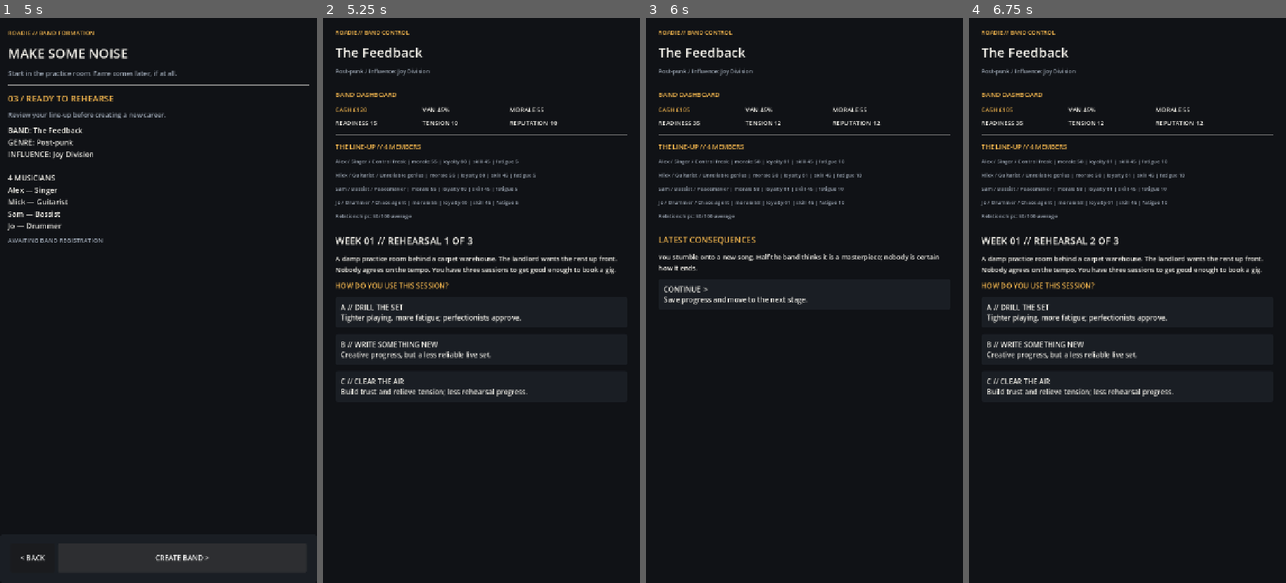
Above: before the commit, frames 1-4 (left to right).
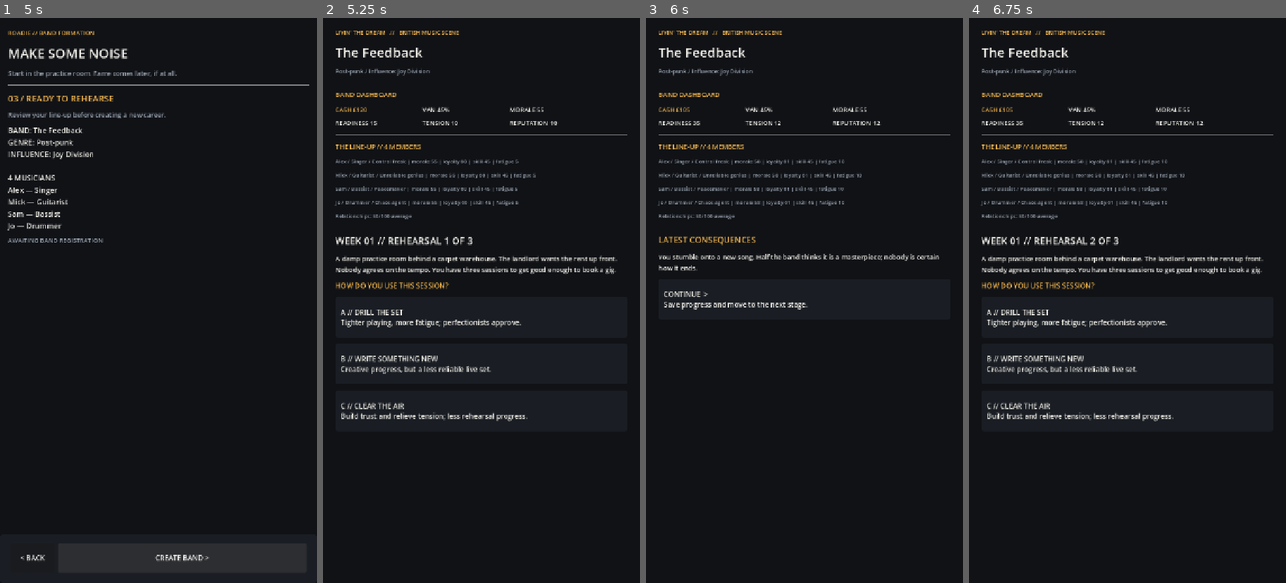
Above: after the commit, the same moments.

Repository: alimuir654-rgb/BandMaster
Game: Godot game, scene res://main_menu.tscn
The game is run twice, just before and just after one commit, with the same random seed, the same clock (stepped at 60 frames per second) and the same inputs.
Inputs (mouse positions are in pixels of both pictures, inside the frame that each line leads up to):
- Up to frame 1 (5 s): click "START A NEW BAND" at 0.5 s; click "START A NEW BAND" at 1.25 s; click "OK" at 2 s; click "NEXT / LINE-UP >" at 2.75 s; click (155, 272) at 3.52 s; type "12" at 3.6 s; click (155, 430) at 3.75 s; type "12" at 3.83 s; click "NEXT / REVIEW >" at 4.25 s
- Up to frame 2 (5.25 s): click "CREATE BAND >" at 5 s
- Up to frame 3 (6 s): click "B // WRITE SOMETHING NEW Crea…" at 5.75 s
- Up to frame 4 (6.75 s): click "CONTINUE > Save progress and …" at 6.5 s

Frame 1 is identical in both runs. In frame 2, 3.4% of the frame differs, in the area x 4-65%, y 2-72%; in frame 3, 0.9%; in frame 4, 3.4%.

Commit message:
feat: persistent bottom navigation and stronger career interface hierarchy

Diff:
--- a/Scripts/tour_intro.gd
+++ b/Scripts/tour_intro.gd
@@ -134,6 +134,8 @@
 	add_child(bg)
 	var scroll := ScrollContainer.new()
 	scroll.set_anchors_and_offsets_preset(Control.PRESET_FULL_RECT)
+	if current_event == "aftershow" and pending_next.is_empty():
+		scroll.offset_bottom = -108
 	add_child(scroll)
 	var margin := MarginContainer.new()
 	margin.size_flags_horizontal = Control.SIZE_EXPAND_FILL
@@ -146,7 +148,7 @@
 	page.size_flags_horizontal = Control.SIZE_EXPAND_FILL
 	page.add_theme_constant_override("separation", 14)
 	margin.add_child(page)
-	_label(page, "ROADIE // BAND CONTROL", 13, AMBER)
+	_label(page, "LIVIN\u0027 THE DREAM   //   BRITISH MUSIC SCENE", 13, AMBER)
 	_label(page, str(band.get("name", "Unknown Band")), 30, WHITE)
 	_label(page, "%s / Influence: %s" % [band.get("genre", "Unknown"), band.get("influence", "Unknown")], 13, MUTED)
 	_separator()
@@ -162,9 +164,10 @@
 	_stat(stats, "READINESS %d" % readiness, WHITE)
 	_stat(stats, "TENSION %d" % tension, WHITE)
 	_stat(stats, "REPUTATION %d" % reputation, WHITE)
-	_separator()
-	_show_lineup()
-	_separator()
+	if current_event != "aftershow":
+		_separator()
+		_show_lineup()
+		_separator()
 	if pending_next != "":
 		_label(page, "LATEST CONSEQUENCES", 19, AMBER)
 		_label(page, last_outcome, 15, WHITE)
@@ -177,7 +180,9 @@
 		"van_problem": _show_legacy_van()
 		"soundcheck": _show_soundcheck()
 		"show": _show_gig()
-		"aftershow": _show_aftershow()
+		"aftershow":
+			_show_aftershow()
+			_build_bottom_nav()
 		_: _label(page, "UNKNOWN STAGE: " + current_event, 16, AMBER)
 
 func _show_lineup() -> void:
@@ -401,21 +406,6 @@
 func _show_aftershow() -> void:
 	_label(page, "CAREER HQ  //  " + career_tab, 21, AMBER)
 	_label(page, "DAY %d   CASH £%d   FANS %d   REP %d" % [tour_day,cash,int(career_extra.get("fans",0)),reputation], 15, WHITE)
-	var nav := GridContainer.new()
-	nav.columns = 3
-	nav.add_theme_constant_override("h_separation", 6)
-	nav.add_theme_constant_override("v_separation", 6)
-	page.add_child(nav)
-	for destination in ["HOME", "GIGS", "GEAR", "BAND", "ACTIONS", "SCENE"]:
-		var target: String = destination
-		var button := Button.new()
-		button.text = destination
-		button.custom_minimum_size = Vector2(0, 62)
-		button.size_flags_horizontal = Control.SIZE_EXPAND_FILL
-		button.add_theme_stylebox_override("normal", _style(AMBER if destination == career_tab else PANEL))
-		button.add_theme_color_override("font_color", BG if destination == career_tab else WHITE)
-		button.pressed.connect(func() -> void: _set_career_tab(target))
-		nav.add_child(button)
 	_separator()
 	if not career_feedback.is_empty():
 		_label(page, "LATEST ACTIVITY", 16, AMBER)
@@ -448,6 +438,32 @@
 	_choice("SAVE & MAIN MENU", "Your progress is saved between decisions.", _menu)
 
 
+func _build_bottom_nav() -> void:
+	# Separate from the scroll content: tabs remain reachable on smaller monitors/phones.
+	var bottom := PanelContainer.new()
+	bottom.set_anchors_and_offsets_preset(Control.PRESET_BOTTOM_WIDE)
+	bottom.offset_top = -108
+	bottom.offset_bottom = 0
+	bottom.add_theme_stylebox_override("panel", _style(Color("#18212A")))
+	add_child(bottom)
+	var grid := GridContainer.new()
+	grid.columns = 6
+	grid.size_flags_horizontal = Control.SIZE_EXPAND_FILL
+	grid.add_theme_constant_override("h_separation", 3)
+	bottom.add_child(grid)
+	for destination in ["HOME", "GIGS", "GEAR", "BAND", "ACTIONS", "SCENE"]:
+		var target: String = destination
+		var button := Button.new()
+		button.text = destination
+		button.custom_minimum_size = Vector2(0, 72)
+		button.size_flags_horizontal = Control.SIZE_EXPAND_FILL
+		button.add_theme_font_size_override("font_size", 13)
+		button.add_theme_stylebox_override("normal", _style(AMBER if destination == career_tab else PANEL))
+		button.add_theme_color_override("font_color", BG if destination == career_tab else WHITE)
+		button.pressed.connect(func() -> void: _set_career_tab(target))
+		grid.add_child(button)
+
+
 func _set_career_tab(tab: String) -> void:
 	career_tab = tab
 	_build_screen()
@@ -657,12 +673,15 @@
 func _choice(title: String, description: String, callback: Callable) -> void:
 	var button := Button.new()
 	button.text = title + "\n" + description
-	button.custom_minimum_size.y = 68
+	button.custom_minimum_size.y = 92
 	button.size_flags_horizontal = Control.SIZE_EXPAND_FILL
 	button.alignment = HORIZONTAL_ALIGNMENT_LEFT
 	button.add_theme_color_override("font_color", WHITE)
 	button.add_theme_stylebox_override("normal", _style(PANEL))
 	button.add_theme_stylebox_override("hover", _style(Color("#303640")))
+	button.add_theme_stylebox_override("pressed", _style(AMBER))
+	button.add_theme_color_override("font_pressed_color", BG)
+	button.add_theme_font_size_override("font_size", 16)
 	button.pressed.connect(callback)
 	page.add_child(button)
 
